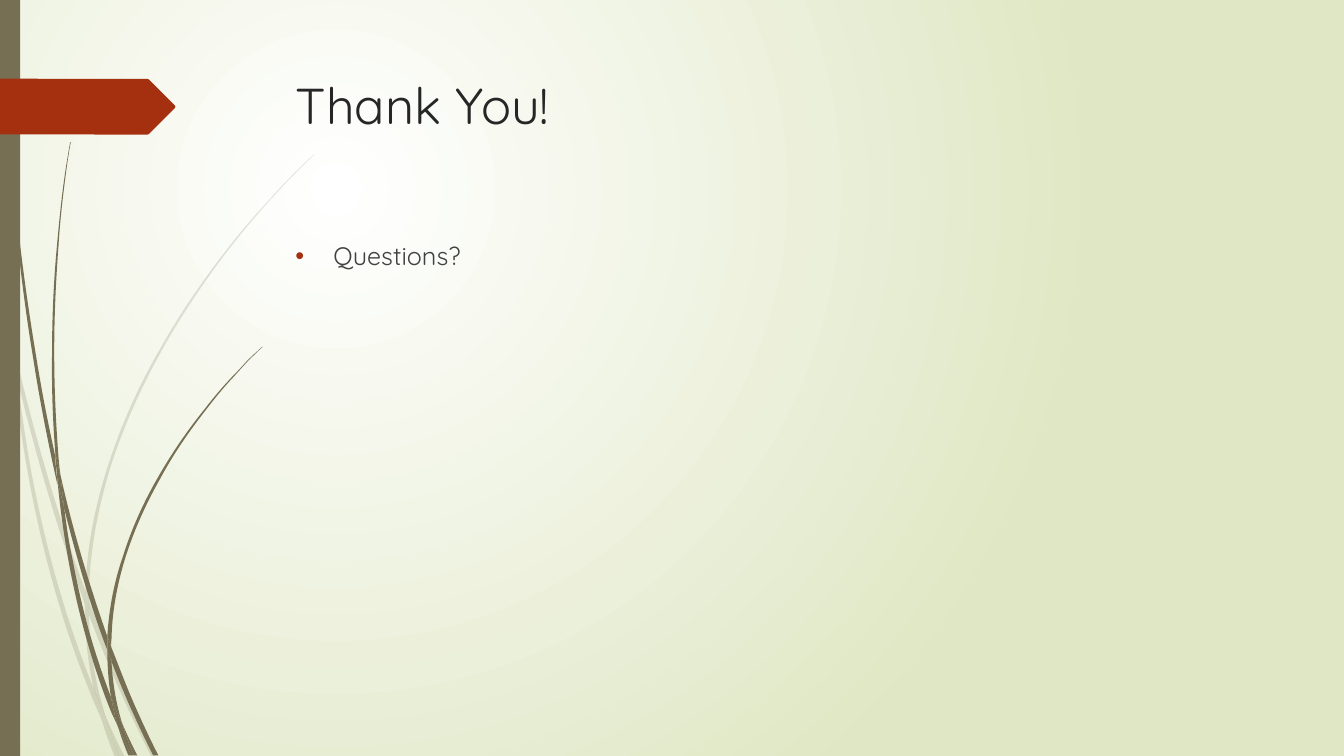
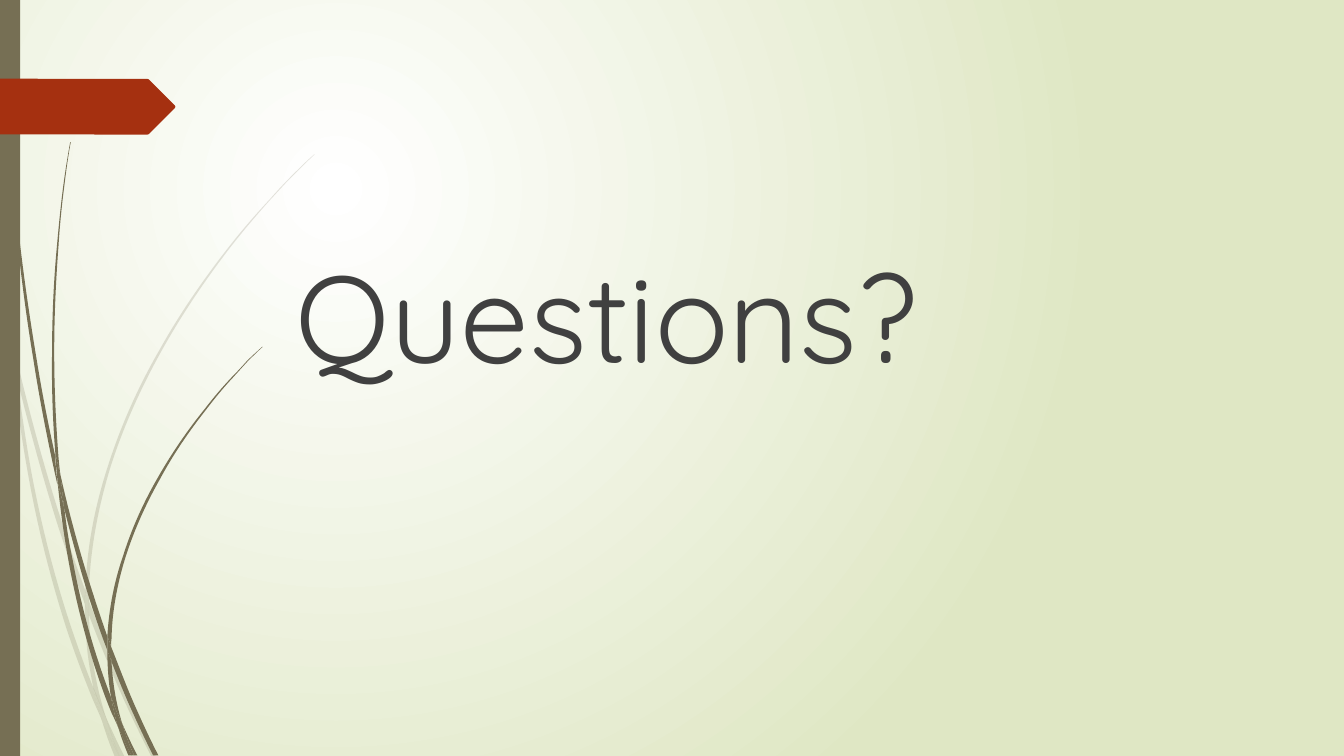
Before and after one commit to paulbry/AdvDB-Prototype, a slide deck: slide 21 of docs/Parallel GET and PUT in UNISON.pptx (slide 18 before the commit). Drawn at 1344x756 pixels with LibreOffice and Linux fonts; fonts in the diff are those of the drawing. Boxes give left, top, right and bottom in pixels: in the first picture for what was removed or moved away, otherwise in the second. Text is boxed around its words. In the diff, an @@ line names an element or a change of style, - is before the commit and + after.

```diff
--- a/docs/Parallel GET and PUT in UNISON.pptx
+++ b/docs/Parallel GET and PUT in UNISON.pptx
@@ title removed at (296,86,549,125) @@
-Thank You!
@@ text "Questions?" at (295,272,917,385): size 18 to 88 pt; bullet • to none @@
```
Also in this commit, not shown: 1 other slide changed, 4 slides added, 1 slide removed.
